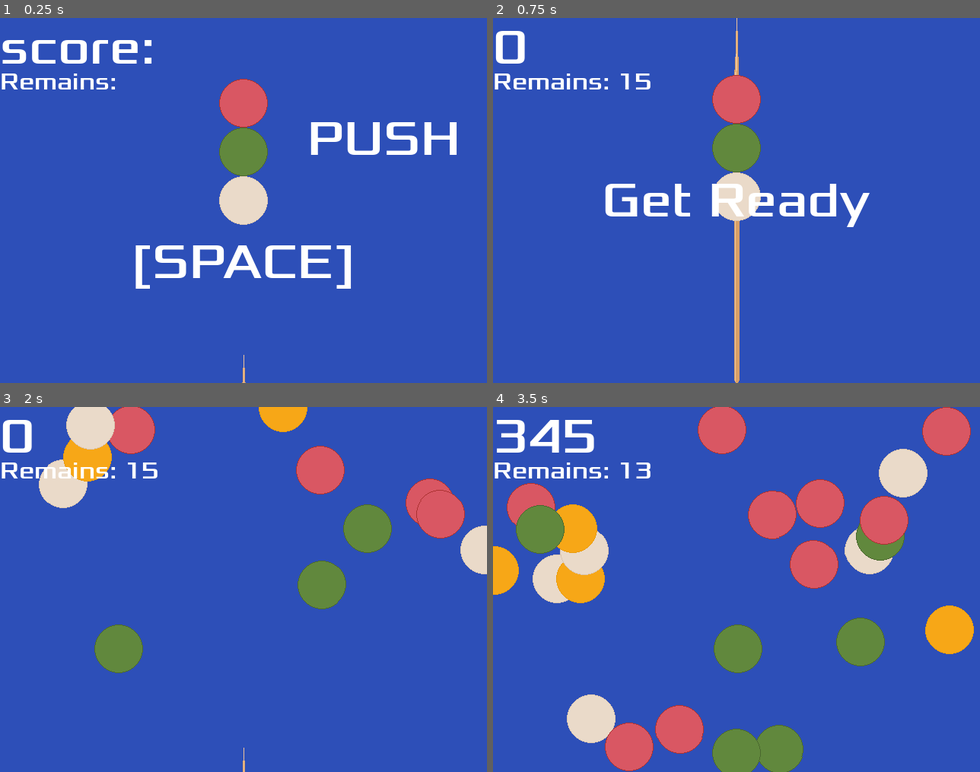
Above: before the commit, frames 1-4 (two rows, left to right).
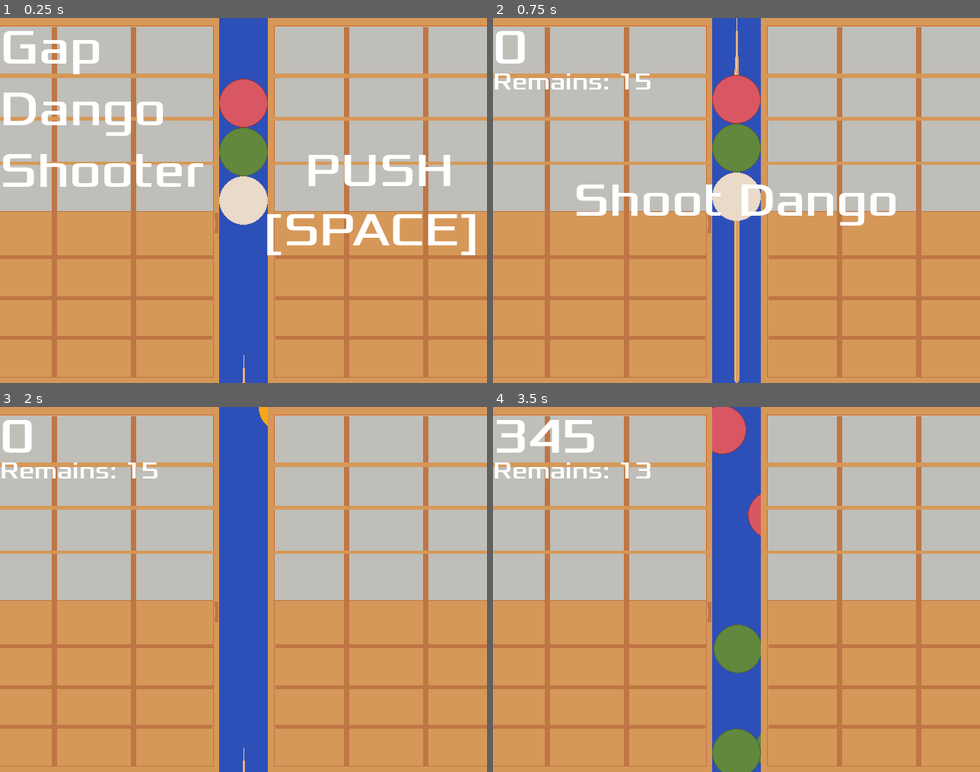
Above: after the commit, the same moments.

Repository: zundouz/ldjam54_odango
Game: Godot game, scene res://main.tscn
The game is run twice, just before and just after one commit, with the same random seed, the same clock (stepped at 60 frames per second) and the same inputs.
Inputs (mouse positions are in pixels of both pictures, inside the frame that each line leads up to):
- Up to frame 1 (0.25 s): no input
- Up to frame 2 (0.75 s): tap Space (space) at 0.5 s; move the mouse to (843, 182) at 0.52 s; hold Up (move_up) from 0.53 s (still down); tap Enter (enter) at 0.6 s
- Up to frame 3 (2 s): move the mouse to (146, 607) at 1.27 s; release Up (move_up) at 1.28 s; click (146, 607) at 1.35 s
- Up to frame 4 (3.5 s): move the mouse to (785, 509) at 2.02 s; hold Up (move_up) from 2.03 s (still down); tap Space (space) at 2.1 s; move the mouse to (712, 662) at 2.77 s; tap W (w_key) at 2.85 s

The runs differ from the first frame. In frame 1, 90% of the frame differs, in the area x 0-100%, y 0-100%; in frame 2, 89%; in frame 3, 89%; in frame 4, 89%.

Commit message:
chore: ラベルの内容物をちょっと調整
- タイトルでゲーム名を表示するようにしてみた

Diff:
--- a/hud.tscn
+++ b/hud.tscn
@@ -12,7 +12,9 @@
 offset_bottom = 23.0
 theme_override_fonts/font = ExtResource("1_rfh1g")
 theme_override_font_sizes/font_size = 64
-text = "score:"
+text = "Gap
+Dango
+Shooter"
 
 [node name="RemainLabel" type="Label" parent="."]
 offset_top = 64.0
@@ -20,7 +22,6 @@
 offset_bottom = 148.0
 theme_override_fonts/font = ExtResource("1_rfh1g")
 theme_override_font_sizes/font_size = 32
-text = "Remains:"
 
 [node name="Message" type="Label" parent="."]
 anchors_preset = 8
@@ -35,7 +36,7 @@
 grow_horizontal = 2
 grow_vertical = 2
 theme_override_fonts/font = ExtResource("1_rfh1g")
-theme_override_font_sizes/font_size = 64
+theme_override_font_sizes/font_size = 62
 horizontal_alignment = 1
 vertical_alignment = 1
 autowrap_mode = 2
--- a/main.gd
+++ b/main.gd
@@ -42,7 +42,7 @@
 	MyGlobal.is_odango_finished = true
 	$HUD.update_score(MyGlobal.score)
 	$HUD.update_remain(MyGlobal.remained_skewer)
-	$HUD.show_message("Get Ready")
+	$HUD.show_message("Shoot Dango")
 	$Player.start($StartPosition.position)
 	$StartTimer.start()
 
--- a/main.tscn
+++ b/main.tscn
@@ -39,11 +39,9 @@
 [node name="HUD" parent="." instance=ExtResource("4_h58th")]
 
 [node name="bg_shouji_left" parent="." instance=ExtResource("5_r6nah")]
-visible = false
 position = Vector2(128, 240)
 
 [node name="bg_shouji_right" parent="." instance=ExtResource("5_r6nah")]
-visible = false
 position = Vector2(512, 240)
 
 [node name="Node" type="Node" parent="."]
--- a/odango.gd
+++ b/odango.gd
@@ -111,7 +111,7 @@
 		return
 
 	do_slowly_when_not_shotted_odango()
-	print(MyGlobal.is_now_bonus_time)
+	print(MyGlobal.all_shotted_odango_kind)
 
 ## 画面外に言ったらfreeして消えてもらう
 #func _on_visible_on_screen_notifier_2d_screen_exited():
